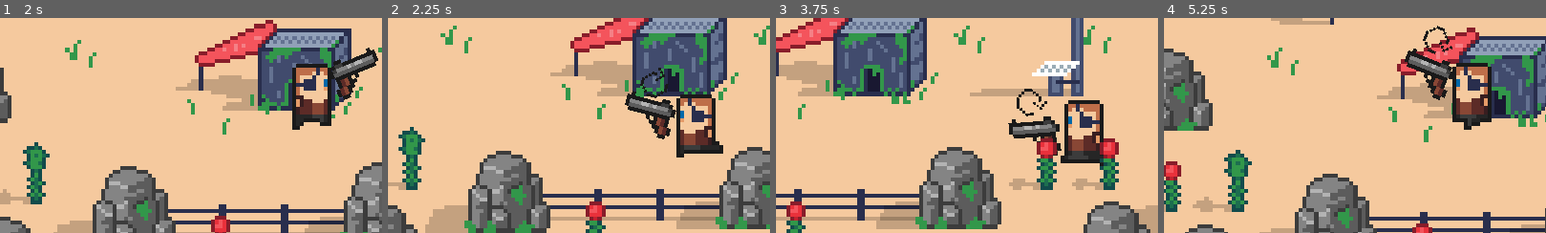
Above: before the commit, frames 1-4 (left to right).
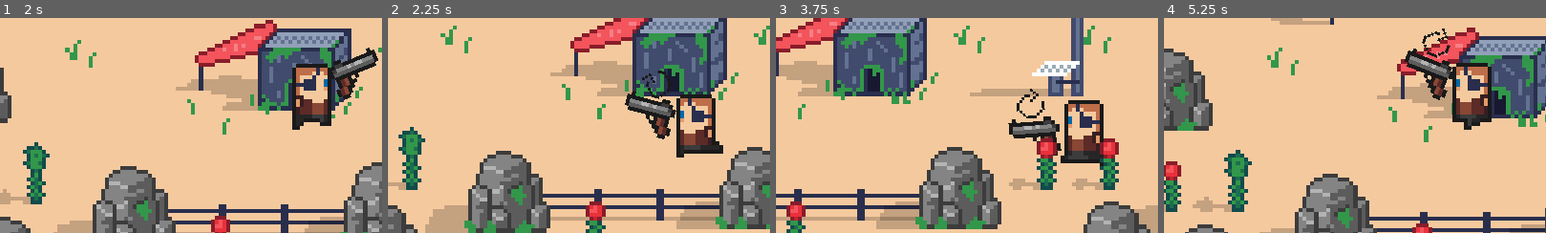
Above: after the commit, the same moments.

Repository: Sc222/rocket-scientist
Game: Godot game, scene res://MainMenu/MainMenu.tscn
The game is run twice, just before and just after one commit, with the same random seed, the same clock (stepped at 60 frames per second) and the same inputs.
Inputs (mouse positions are % of the whole screen's width and height, from its top left):
- Up to frame 1 (2 s): click "Играть" at 0.5 s; tap Enter at 1.25 s; move the mouse to (72, 45) at 1.27 s; hold D (player_right) from 1.28 s (still down); tap E (player_action) at 1.35 s
- Up to frame 2 (2.25 s): move the mouse to (30, 55) at 2.02 s; release D (player_right) at 2.03 s; hold Down (player_down) from 2.03 s (still down); click (30, 55) at 2.1 s
- Up to frame 3 (3.75 s): move the mouse to (60, 28) at 2.77 s; release Down (player_down) at 2.78 s; hold D (player_right) 2.78-3.53 s; tap E (player_action) at 2.85 s; move the mouse to (45, 70) at 3.52 s; hold W (player_up) from 3.53 s (still down); click (45, 70) at 3.6 s
- Up to frame 4 (5.25 s): move the mouse to (80, 65) at 4.27 s; release W (player_up) at 4.28 s; hold A (player_left) from 4.28 s (still down); tap E (player_action) at 4.35 s; move the mouse to (20, 35) at 5.02 s; click (20, 35) at 5.1 s
The pictures show only the part of the screen within x 13-63%, y 41-91%; the shares and areas given below are measured in that part.

Frame 1 is identical in both runs. In frame 2, 0.3% of the frame differs, in the area x 66-74%, y 23-38%; in frame 3, 0.3%, in the area x 63-71%, y 32-47%; in frame 4, 0.3%.

Commit message:
stage resources: - player hit animation - game over and win signals - invulnerability states

Diff:
--- a/StagePilots/StagePilots.tscn
+++ b/StagePilots/StagePilots.tscn
@@ -86,20 +86,20 @@
 "name": "coolness_25",
 "speed": 20.0
 }, {
+"frames": [ ExtResource( 35 ), ExtResource( 47 ), ExtResource( 53 ), ExtResource( 41 ), ExtResource( 44 ), ExtResource( 45 ), ExtResource( 40 ), ExtResource( 57 ), ExtResource( 54 ), ExtResource( 39 ), ExtResource( 49 ), ExtResource( 61 ), ExtResource( 52 ), ExtResource( 38 ), ExtResource( 50 ), ExtResource( 36 ), ExtResource( 56 ), ExtResource( 37 ), ExtResource( 46 ), ExtResource( 63 ), ExtResource( 59 ), ExtResource( 51 ) ],
+"loop": false,
+"name": "coolness_75",
+"speed": 60.0
+}, {
+"frames": [ ExtResource( 35 ), ExtResource( 47 ), ExtResource( 53 ), ExtResource( 41 ), ExtResource( 44 ), ExtResource( 45 ), ExtResource( 40 ), ExtResource( 57 ), ExtResource( 54 ), ExtResource( 39 ), ExtResource( 49 ), ExtResource( 61 ), ExtResource( 52 ), ExtResource( 38 ), ExtResource( 50 ) ],
+"loop": false,
+"name": "coolness_50",
+"speed": 40.0
+}, {
 "frames": [ ExtResource( 64 ) ],
 "loop": false,
 "name": "coolness_hidden",
 "speed": 0.0
-}, {
-"frames": [ ExtResource( 35 ), ExtResource( 47 ), ExtResource( 53 ), ExtResource( 41 ), ExtResource( 44 ), ExtResource( 45 ), ExtResource( 40 ), ExtResource( 57 ), ExtResource( 54 ), ExtResource( 39 ), ExtResource( 49 ), ExtResource( 61 ), ExtResource( 52 ), ExtResource( 38 ), ExtResource( 50 ) ],
-"loop": false,
-"name": "coolness_50",
-"speed": 40.0
-}, {
-"frames": [ ExtResource( 35 ), ExtResource( 47 ), ExtResource( 53 ), ExtResource( 41 ), ExtResource( 44 ), ExtResource( 45 ), ExtResource( 40 ), ExtResource( 57 ), ExtResource( 54 ), ExtResource( 39 ), ExtResource( 49 ), ExtResource( 61 ), ExtResource( 52 ), ExtResource( 38 ), ExtResource( 50 ), ExtResource( 36 ), ExtResource( 56 ), ExtResource( 37 ), ExtResource( 46 ), ExtResource( 63 ), ExtResource( 59 ), ExtResource( 51 ) ],
-"loop": false,
-"name": "coolness_75",
-"speed": 60.0
 } ]
 
 [sub_resource type="DynamicFont" id=3]
@@ -121,64 +121,64 @@
 
 [sub_resource type="SpriteFrames" id=8]
 animations = [ {
+"frames": [ ExtResource( 21 ), ExtResource( 22 ) ],
+"loop": false,
+"name": "pilot_7",
+"speed": 20.0
+}, {
+"frames": [ ExtResource( 28 ), ExtResource( 25 ) ],
+"loop": false,
+"name": "pilot_10",
+"speed": 20.0
+}, {
+"frames": [ ExtResource( 14 ), ExtResource( 19 ) ],
+"loop": false,
+"name": "pilot_6",
+"speed": 20.0
+}, {
+"frames": [ ExtResource( 26 ), ExtResource( 33 ) ],
+"loop": false,
+"name": "pilot_8",
+"speed": 20.0
+}, {
 "frames": [ ExtResource( 32 ), ExtResource( 29 ) ],
 "loop": false,
 "name": "pilot_9",
 "speed": 20.0
 }, {
+"frames": [ ExtResource( 30 ), ExtResource( 27 ) ],
+"loop": false,
+"name": "pilot_2",
+"speed": 20.0
+}, {
+"frames": [ ExtResource( 24 ), ExtResource( 15 ) ],
+"loop": false,
+"name": "pilot_3",
+"speed": 20.0
+}, {
+"frames": [ ExtResource( 31 ), ExtResource( 20 ) ],
+"loop": false,
+"name": "pilot_4",
+"speed": 20.0
+}, {
+"frames": [ ExtResource( 18 ), ExtResource( 17 ) ],
+"loop": false,
+"name": "pilot_12",
+"speed": 20.0
+}, {
+"frames": [ ExtResource( 13 ), ExtResource( 23 ) ],
+"loop": false,
+"name": "pilot_11",
+"speed": 20.0
+}, {
 "frames": [ ExtResource( 16 ), ExtResource( 12 ) ],
 "loop": false,
 "name": "pilot_5",
 "speed": 20.0
 }, {
-"frames": [ ExtResource( 18 ), ExtResource( 17 ) ],
-"loop": false,
-"name": "pilot_12",
-"speed": 20.0
-}, {
-"frames": [ ExtResource( 14 ), ExtResource( 19 ) ],
-"loop": false,
-"name": "pilot_6",
-"speed": 20.0
-}, {
-"frames": [ ExtResource( 24 ), ExtResource( 15 ) ],
-"loop": false,
-"name": "pilot_3",
-"speed": 20.0
-}, {
-"frames": [ ExtResource( 30 ), ExtResource( 27 ) ],
-"loop": false,
-"name": "pilot_2",
-"speed": 20.0
-}, {
 "frames": [ ExtResource( 7 ), ExtResource( 6 ) ],
 "loop": false,
 "name": "pilot_1",
-"speed": 20.0
-}, {
-"frames": [ ExtResource( 21 ), ExtResource( 22 ) ],
-"loop": false,
-"name": "pilot_7",
-"speed": 20.0
-}, {
-"frames": [ ExtResource( 28 ), ExtResource( 25 ) ],
-"loop": false,
-"name": "pilot_10",
-"speed": 20.0
-}, {
-"frames": [ ExtResource( 31 ), ExtResource( 20 ) ],
-"loop": false,
-"name": "pilot_4",
-"speed": 20.0
-}, {
-"frames": [ ExtResource( 26 ), ExtResource( 33 ) ],
-"loop": false,
-"name": "pilot_8",
-"speed": 20.0
-}, {
-"frames": [ ExtResource( 13 ), ExtResource( 23 ) ],
-"loop": false,
-"name": "pilot_11",
 "speed": 20.0
 } ]
 
--- a/StageResources/Player.gd
+++ b/StageResources/Player.gd
@@ -1,5 +1,7 @@
 extends KinematicBody2D
 
+signal die
+signal win
 const Bullet = preload("res://StageResources/Bullet.tscn")
 export var speed = 16*20
 const DIR_LEFT = "l"
@@ -9,13 +11,14 @@
 const RELOAD_TIME = 0.4 #sec
 var reload = 0.0
 var direction=DIR_RIGHT
+var hp = START_HP
+var coins = 0
+var is_vulnerable = true # player is invulnerable while hit animation is playing
 onready var sprite = get_node("Sprite")
 onready var pistol = get_node("Pistol")
 onready var pistolSprite = pistol.get_node("Animation")
 onready var bulletSpawner = pistol.get_node("BulletSpawner")
 onready var reloadIndicator = pistol.get_node("ReloadIndicator")
-var hp = START_HP
-var coins = 0
 
 
 func _ready():
@@ -98,3 +101,23 @@
 		dir=DIR_LEFT
 	pistol.look_at(mouse_pos)
 	return dir
+
+func collect_coin():
+	coins+=1
+	if coins == COINS_TO_COLLECT:
+		emit_signal("win")
+
+func hit():
+	if is_vulnerable:
+		is_vulnerable = false
+		hp-=1
+		if hp == 0:
+			emit_signal("die")
+			#todo play death animation
+		else:
+			$AnimationPlayer.seek(0)
+			$AnimationPlayer.play("Hit")
+
+
+func _on_AnimationPlayer_animation_finished(anim_name):
+	is_vulnerable = true
--- a/StageResources/Player.tscn
+++ b/StageResources/Player.tscn
@@ -28,6 +28,23 @@
 "name": "run",
 "speed": 7.0
 } ]
+
+[sub_resource type="Animation" id=4]
+resource_name = "Hit"
+length = 0.5
+step = 0.05
+tracks/0/type = "value"
+tracks/0/path = NodePath("Sprite:modulate")
+tracks/0/interp = 1
+tracks/0/loop_wrap = true
+tracks/0/imported = false
+tracks/0/enabled = true
+tracks/0/keys = {
+"times": PoolRealArray( 0, 0.1, 0.2, 0.3, 0.4, 0.5 ),
+"transitions": PoolRealArray( 1, 1, 1, 1, 1, 1 ),
+"update": 1,
+"values": [ Color( 0.917647, 0.196078, 0.235294, 1 ), Color( 1, 1, 1, 1 ), Color( 0.917647, 0.196078, 0.235294, 1 ), Color( 1, 1, 1, 1 ), Color( 0.917647, 0.196078, 0.235294, 1 ), Color( 1, 1, 1, 1 ) ]
+}
 
 [sub_resource type="SpriteFrames" id=2]
 animations = [ {
@@ -61,6 +78,9 @@
 animation = "run"
 centered = false
 
+[node name="AnimationPlayer" type="AnimationPlayer" parent="."]
+anims/Hit = SubResource( 4 )
+
 [node name="Pistol" type="Node2D" parent="."]
 position = Vector2( 6.5, -9.5 )
 rotation = 6.28319
@@ -74,6 +94,7 @@
 position = Vector2( 13.5, -9 )
 scale = Vector2( 0.7, 0.7 )
 frames = SubResource( 3 )
+frame = 2
 playing = true
 
 [node name="BulletSpawner" type="Position2D" parent="Pistol"]
@@ -90,3 +111,4 @@
 limit_top = 0
 limit_right = 5120
 limit_bottom = 1064
+[connection signal="animation_finished" from="AnimationPlayer" to="." method="_on_AnimationPlayer_animation_finished"]
--- a/StageResources/StageResouces.gd
+++ b/StageResources/StageResouces.gd
@@ -82,10 +82,18 @@
 func _on_Chest_send_answer(is_correct):
 	print("CHEST SEND ANSWER")
 	if is_correct:
-		$Map/Player.coins+=1
-		# todo check win
+		$Map/Player.collect_coin()
+		# update total score
 	else:
-		# todo check death
-		# todo take damage animation
-		$Map/Player.hp-=1
+		$Map/Player.hit()
 	update_ui($Map/Player)
+
+
+func _on_Player_die():
+	print("GAME OVER")
+	pass # Replace with function body.
+
+
+func _on_Player_win():
+	print("PLAYER WINS")
+	pass # Replace with function body.
--- a/StageResources/StageResouces.tscn
+++ b/StageResources/StageResouces.tscn
@@ -95,7 +95,7 @@
 [node name="Player" parent="Map" instance=ExtResource( 3 )]
 
 [node name="ReloadIndicator" parent="Map/Player/Pistol" index="1"]
-frame = 2
+frame = 1
 
 [node name="PlayerPositions" type="Node2D" parent="Map"]
 
@@ -637,5 +637,7 @@
 __meta__ = {
 "_edit_use_anchors_": false
 }
+[connection signal="die" from="Map/Player" to="." method="_on_Player_die"]
+[connection signal="win" from="Map/Player" to="." method="_on_Player_win"]
 
 [editable path="Map/Player"]
Not shown: 1 places in StageResources/Player.tscn that only renumber resources
